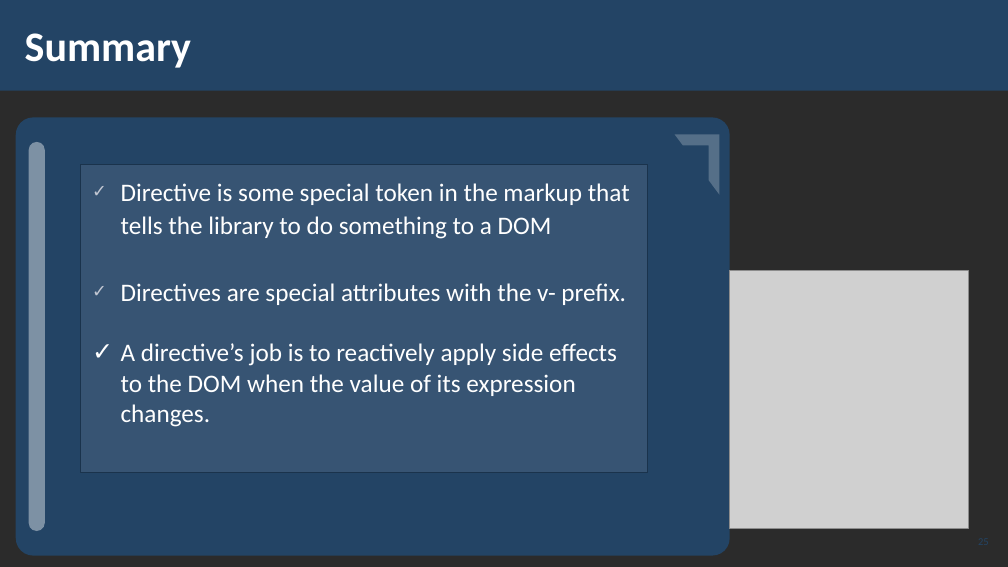
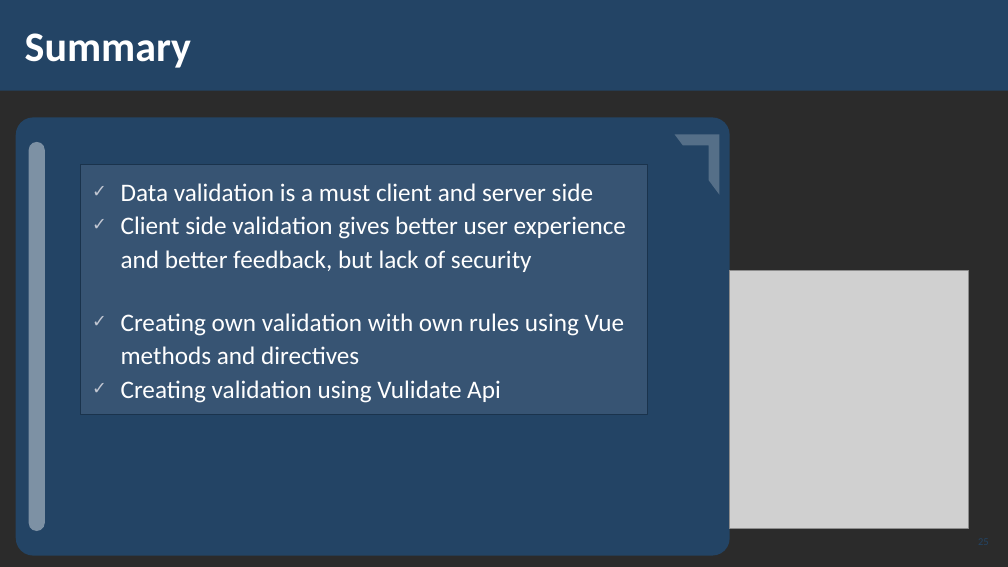
Before and after one commit to Vue-Course-Plans/Vue-Lectures, a slide deck: slide 25 of Validators/10.Validators.pptx. Drawn at 1008x567 pixels with LibreOffice and Linux fonts; fonts in the diff are those of the drawing; grey boxes stand for pictures; background and template pictures are left out; a plain dark background stands for a picture behind light text. Boxes give left, top, right and bottom in pixels: in the first picture for what was removed or moved away, otherwise in the second. Text is boxed around its words. In the diff, an @@ line names an element or a change of style, - is before the commit and + after.

```diff
--- a/Validators/10.Validators.pptx
+++ b/Validators/10.Validators.pptx
@@ rectangle "Data validation is a must ...": place and size @@
-rectangle "Data validation is a must ..." at box(80, 165, 647, 473)
+rectangle "Data validation is a must ..." at box(80, 165, 647, 415)
@@ text in rectangle at box(121, 183, 626, 403): text changed @@
-✓ Directive is some special token in the markup that tells the library to do something to a DOM
-✓ Directives are special attributes with the v- prefix.
-✓ A directive’s job is to reactively apply side effects to the DOM when the value of its expression changes.
+✓ Data validation is a must client and server side
+✓ Client side validation gives better user experience and better feedback, but lack of security
+✓ Creating own validation with own rules using Vue methods and directives
+✓ Creating validation using Vulidate Api
```
Also in this commit, not shown: 10 other slides changed, 2 slides added, 2 slides removed, 1 other file.
